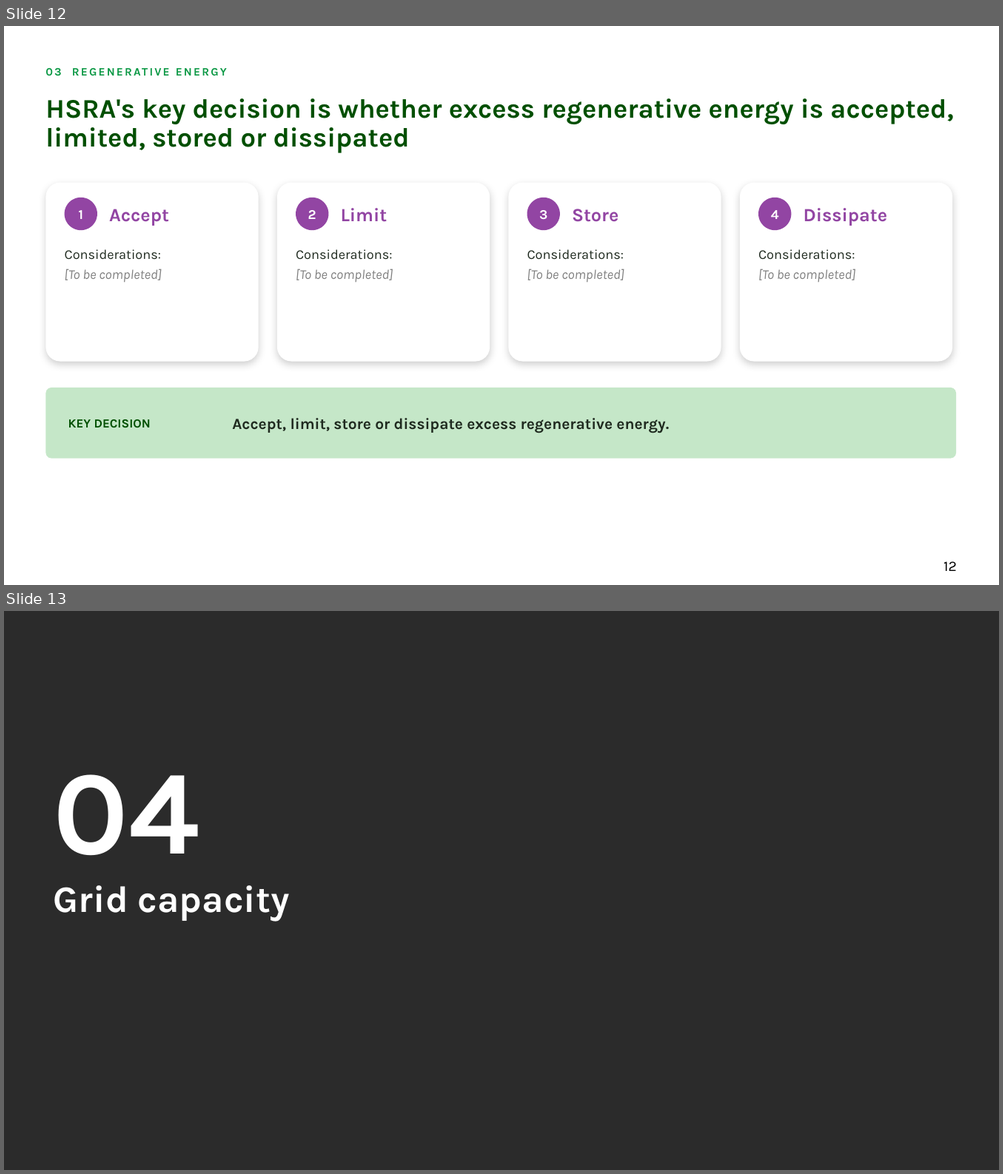
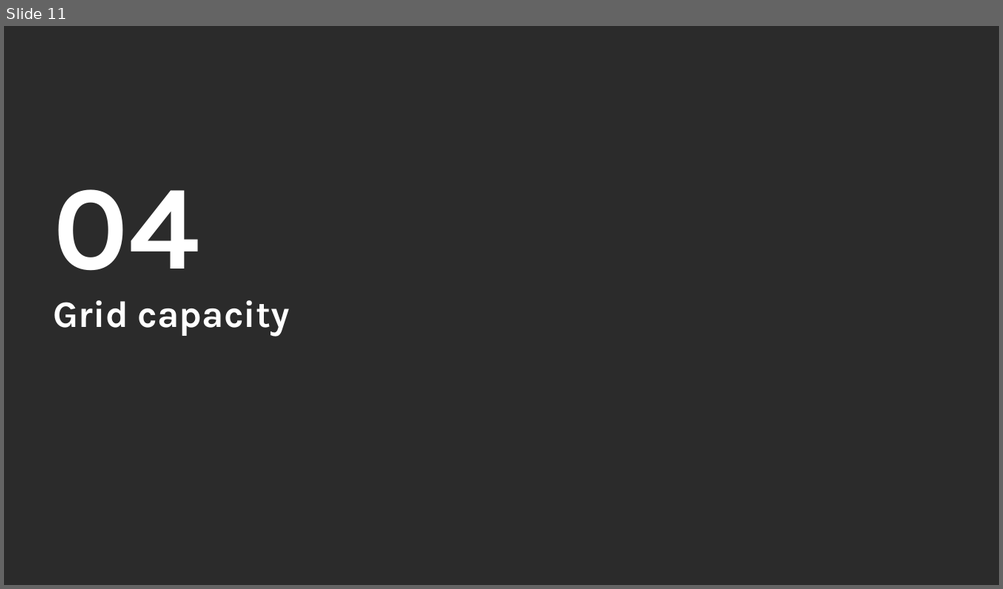
Before and after one commit to alyciawolf02/claude, a slide deck: deliverables/GoFar_Power_and_Grid_Connection_2_Workshop_Structure.pptx. Shown one above the other, each under a label of ours: slides 12 and 13 before the commit, slide 11 after it. The pictures are 1003x1174 and 1003x589 pixels, drawn with LibreOffice and Linux fonts; fonts in the diff are those of the drawing; background and template pictures are left out; a plain dark background stands for a picture behind light text. Boxes give left, top, right and bottom in pixels: in the first picture for what was removed or moved away, otherwise in the second. Text is boxed around its words. In the diff, an @@ line names an element or a change of style, - is before the commit and + after.

```diff
--- a/deliverables/GoFar_Power_and_Grid_Connection_2_Workshop_Structure.pptx
+++ b/deliverables/GoFar_Power_and_Grid_Connection_2_Workshop_Structure.pptx
@@ slide 12 removed at <box>4,26,999,585</box>, background #FFFFFF @@
@@ text removed at <box>45,64,717,87</box> @@
-03 REGENERATIVE ENERGY
@@ title removed at <box>45,99,953,153</box> @@
-HSRA's key decision is whether excess regenerative energy is accepted, limited, stored or dissipated
@@ rounded rectangle removed at <box>45,183,259,362</box> @@
@@ ellipse removed at <box>65,198,97,230</box> @@
-1
@@ rounded rectangle removed at <box>277,183,489,362</box> @@
@@ ellipse removed at <box>296,198,329,230</box> @@
-2
@@ rounded rectangle removed at <box>509,183,721,362</box> @@
@@ ellipse removed at <box>527,198,560,230</box> @@
-3
@@ rounded rectangle removed at <box>740,183,952,362</box> @@
@@ ellipse removed at <box>758,198,791,230</box> @@
-4
@@ text removed at <box>109,209,169,226</box> @@
-Accept
@@ text removed at <box>341,208,387,222</box> @@
-Limit
@@ text removed at <box>572,209,618,222</box> @@
-Store
@@ text removed at <box>803,208,888,226</box> @@
-Dissipate
@@ text removed at <box>65,249,161,282</box> @@
-Considerations:
-[To be completed]
@@ text removed at <box>296,249,392,282</box> @@
-Considerations:
-[To be completed]
@@ text removed at <box>527,249,623,282</box> @@
-Considerations:
-[To be completed]
@@ text removed at <box>758,249,855,282</box> @@
-Considerations:
-[To be completed]
@@ rounded rectangle removed at <box>45,388,956,459</box> @@
@@ text removed at <box>68,420,151,428</box> @@
-KEY DECISION
@@ text removed at <box>232,418,669,434</box> @@
-Accept, limit, store or dissipate excess regenerative energy.
@@ page number removed at <box>943,562,956,571</box> @@
-12
@@ what was slide 13 is now slide 11 @@
```
Also in this commit, not shown: 12 slides changed, 3 other slides removed.
